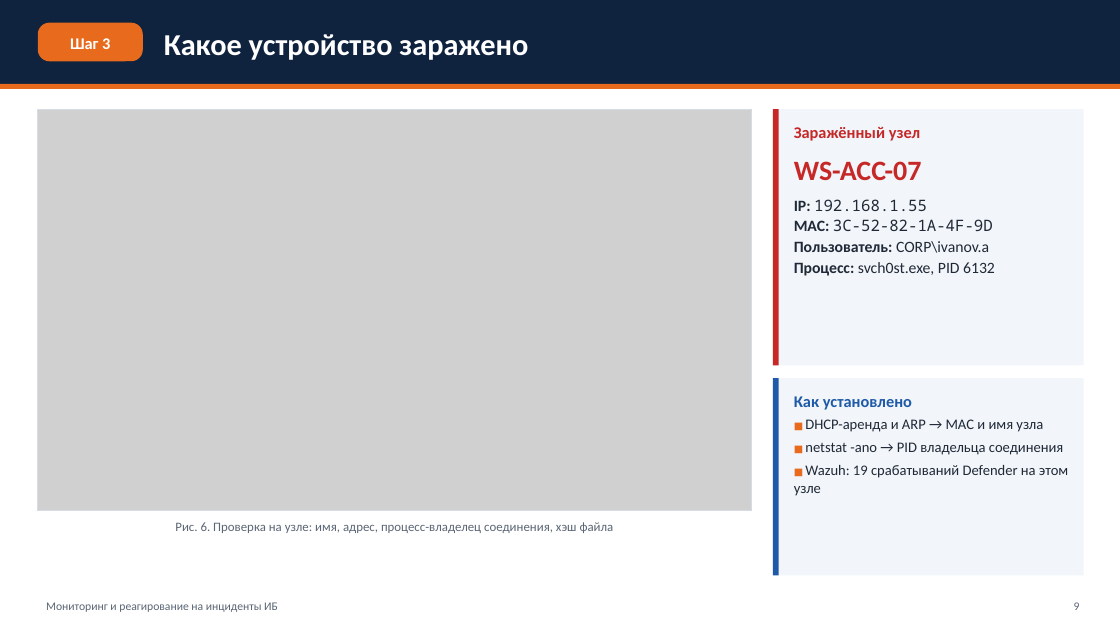
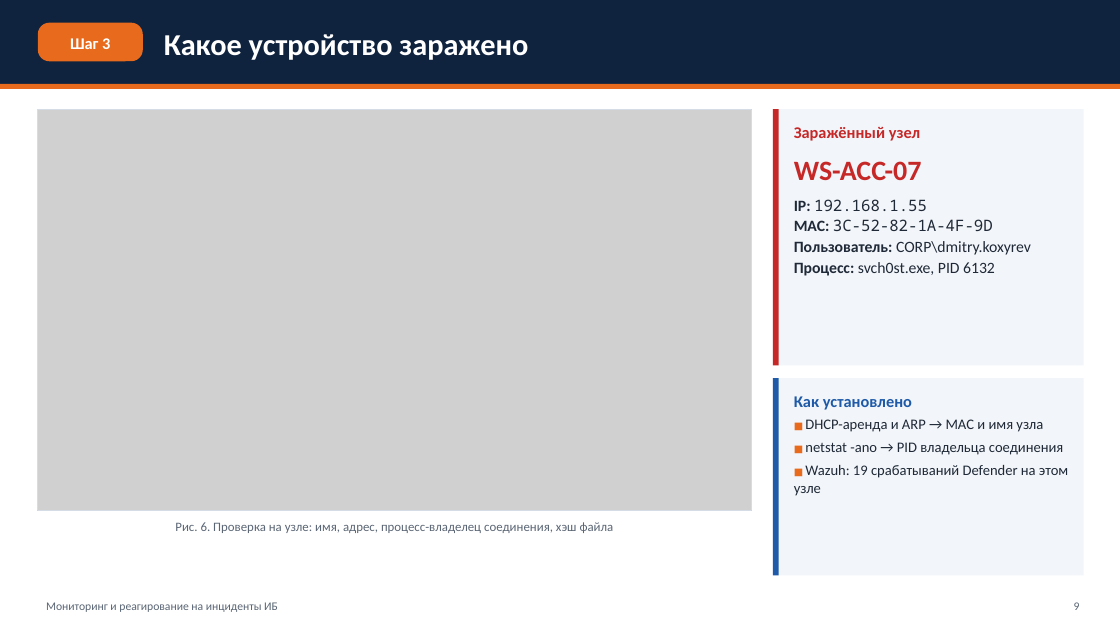
Before and after one commit to Dmitry-Kozyrev1990/claude, a slide deck: slide 9 of Incident_Monitoring_Presentation.pptx. Drawn at 1120x630 pixels with LibreOffice and Linux fonts; fonts in the diff are those of the drawing; grey boxes stand for pictures. Boxes give left, top, right and bottom in pixels: in the first picture for what was removed or moved away, otherwise in the second. Text is boxed around its words. In the diff, an @@ line names an element or a change of style, - is before the commit and + after.

```diff
--- a/Incident_Monitoring_Presentation.pptx
+++ b/Incident_Monitoring_Presentation.pptx
@@ text at [794,241,1031,255]: text changed; bold off @@
-Пользователь: CORP\ivanov.a
+Пользователь: CORP\dmitry.koxyrev
```
Also in this commit, not shown: 1 other file.
